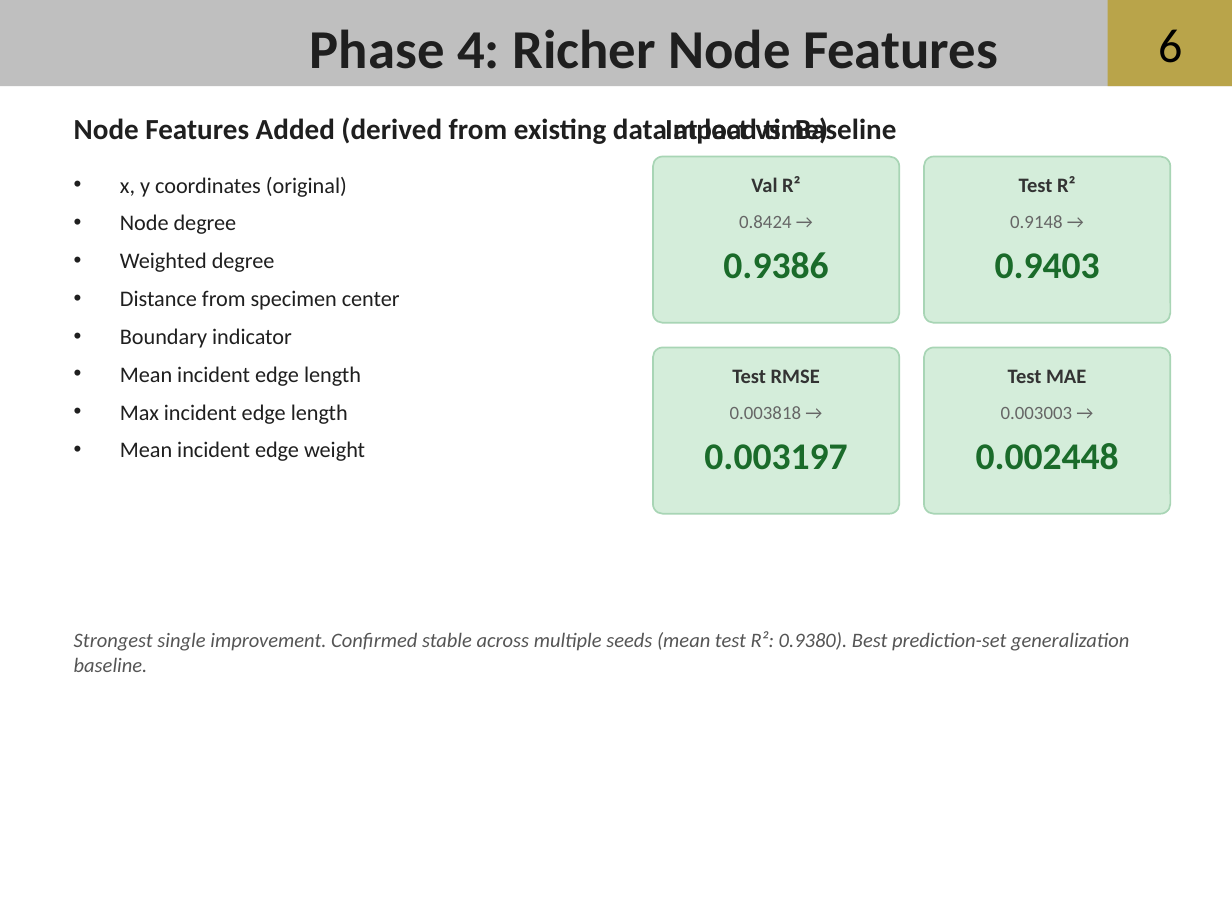
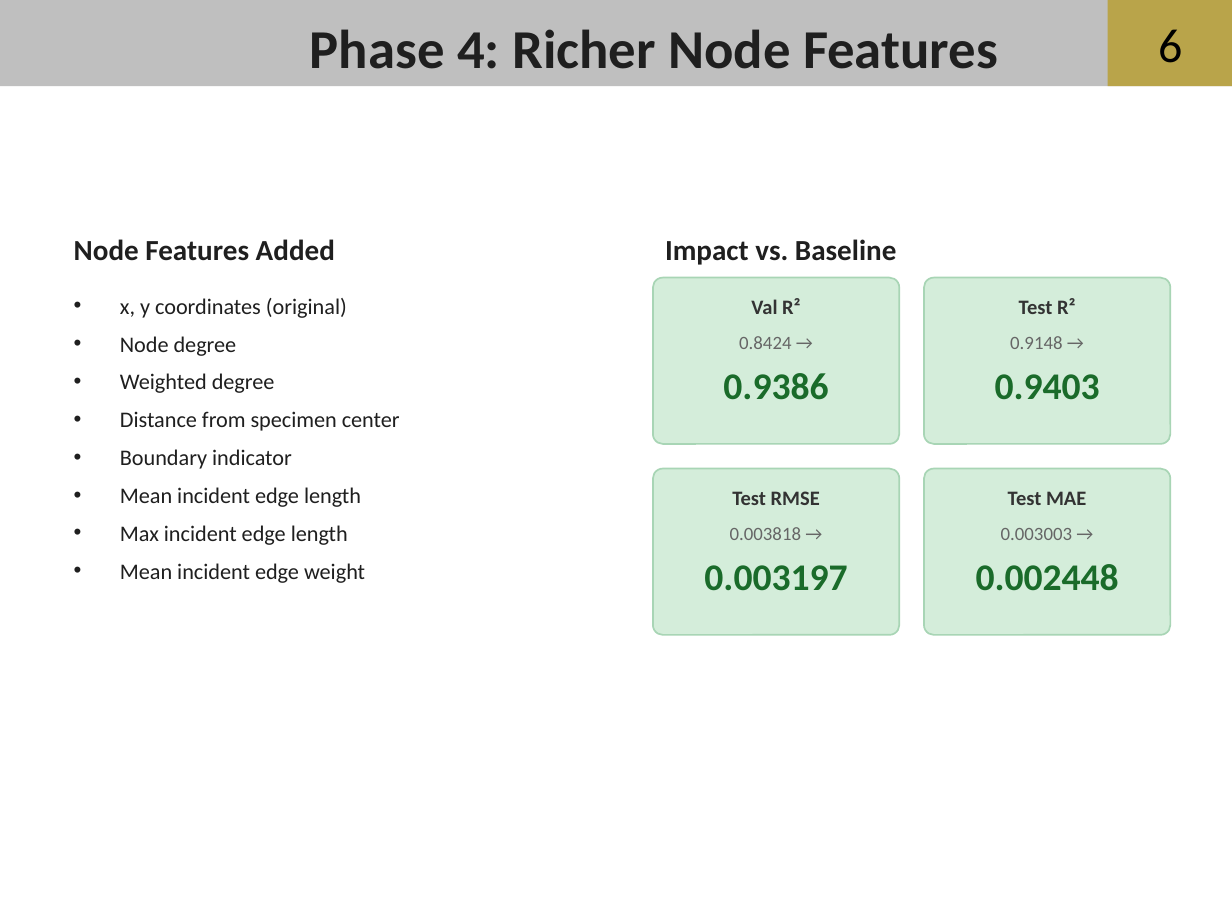
Before and after one commit to aadams2006/NSF-REU-Summer-26, a slide deck: slide 6 of docs/reference_materials/powerpoints/6-30 REU.pptx. Drawn at 1232x924 pixels with LibreOffice and Linux fonts; fonts in the diff are those of the drawing; background and template pictures are left out. Boxes give left, top, right and bottom in pixels: in the first picture for what was removed or moved away, otherwise in the second. Text is boxed around its words. In the diff, an @@ line names an element or a change of style, - is before the commit and + after.

```diff
--- a/docs/reference_materials/powerpoints/6-30 REU.pptx
+++ b/docs/reference_materials/powerpoints/6-30 REU.pptx
@@ text at (74, 239, 335, 261): text changed @@
-Node Features Added (derived from existing data at load time)
+Node Features Added
@@ 14 texts, 4 rounded rectangles: place and size @@
-14 texts, 4 rounded rectangles at (120, 117, 1170, 514)
+14 texts, 4 rounded rectangles at (120, 239, 1170, 634)
@@ text removed at (74, 631, 1129, 672) @@
-Strongest single improvement. Confirmed stable across multiple seeds (mean test R²: 0.9380). Best prediction-set generalization baseline.
```
Also in this commit, not shown: 7 other slides changed, 1 other file.
